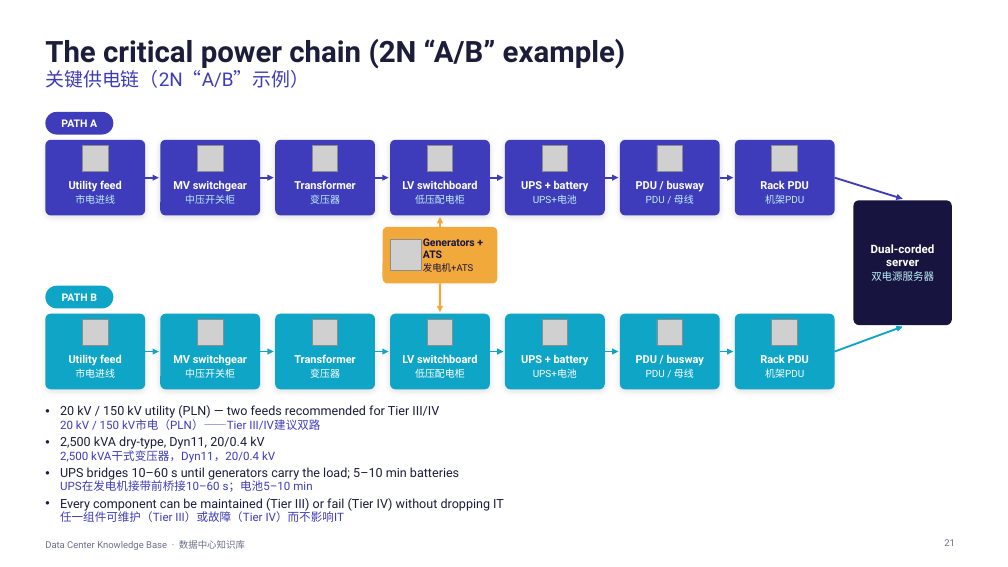
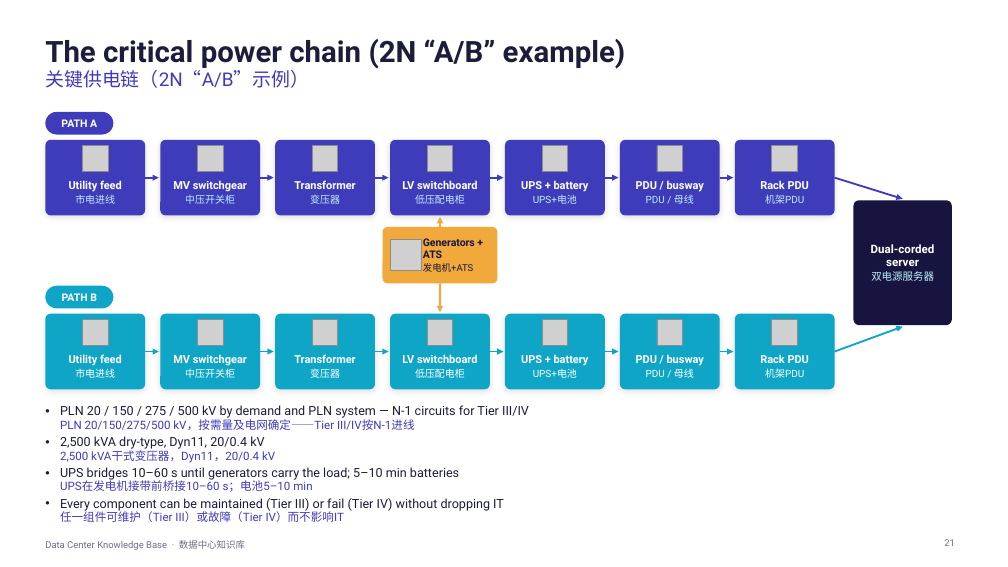
Before and after one commit to Alexandervsq/Data-Center-Project-Assessment, a slide deck: slide 21 of downloads/Data Center Knowledge Base (EN-ZH).pptx. Drawn at 1008x567 pixels with LibreOffice and Linux fonts; fonts in the diff are those of the drawing; grey boxes stand for pictures. Boxes give left, top, right and bottom in pixels: in the first picture for what was removed or moved away, otherwise in the second. Text is boxed around its words. In the diff, an @@ line names an element or a change of style, - is before the commit and + after.

```diff
--- a/downloads/Data Center Knowledge Base (EN-ZH).pptx
+++ b/downloads/Data Center Knowledge Base (EN-ZH).pptx
@@ text at (x1=60, y1=405, x2=529, y2=430): text changed @@
-• 20 kV / 150 kV utility (PLN) — two feeds recommended for Tier III/IV
-  20 kV / 150 kV市电（PLN）——Tier III/IV建议双路
+• PLN 20 / 150 / 275 / 500 kV by demand and PLN system — N-1 circuits for Tier III/IV
+  PLN 20/150/275/500 kV，按需量及电网确定——Tier III/IV按N-1进线
```
Also in this commit, not shown: 8 other slides changed, 7 slides added, 8 other files.
